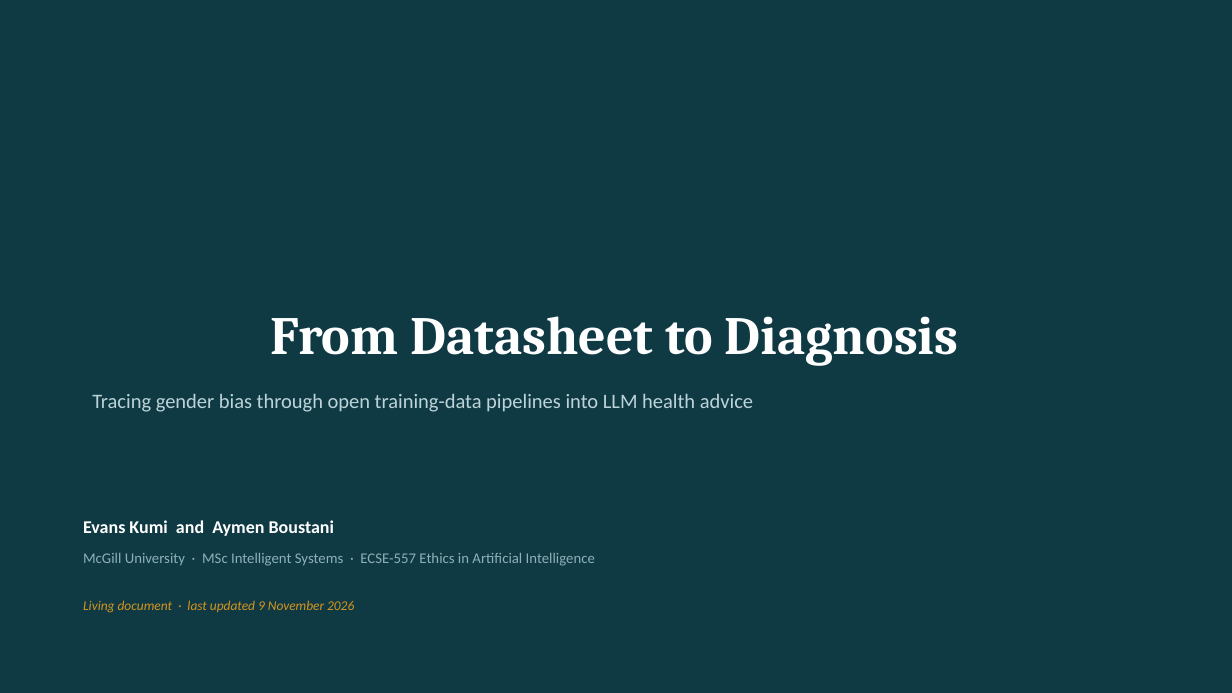
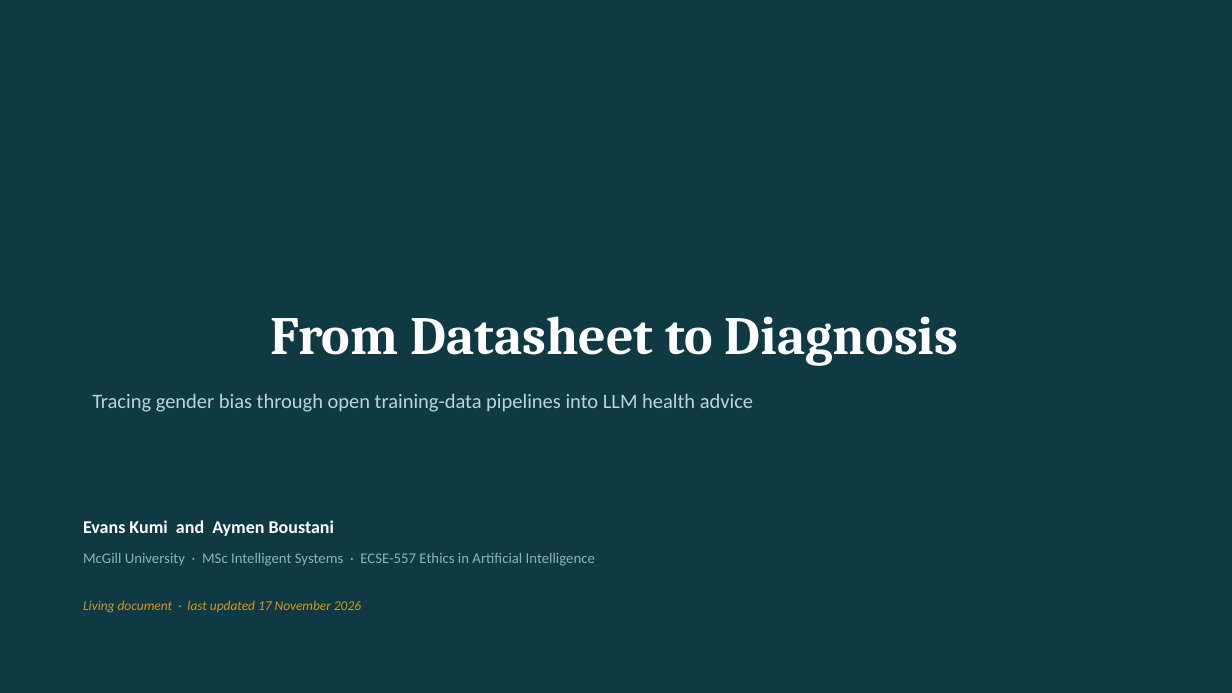
Before and after one commit to Evans-Junior/datasheet-to-diagnosis-audit, a slide deck: slide 1 of Datasheet_to_Diagnosis_Presentation.pptx. Drawn at 1232x693 pixels with LibreOffice and Linux fonts; fonts in the diff are those of the drawing. Boxes give left, top, right and bottom in pixels: in the first picture for what was removed or moved away, otherwise in the second. Text is boxed around its words. In the diff, an @@ line names an element or a change of style, - is before the commit and + after.

```diff
--- a/Datasheet_to_Diagnosis_Presentation.pptx
+++ b/Datasheet_to_Diagnosis_Presentation.pptx
@@ text at (x1=83, y1=600, x2=361, y2=613): text changed @@
-Living document · last updated 9 November 2026
+Living document · last updated 17 November 2026
```
Also in this commit, not shown: 7 other slides changed, 2 slides added, 13 other files.
